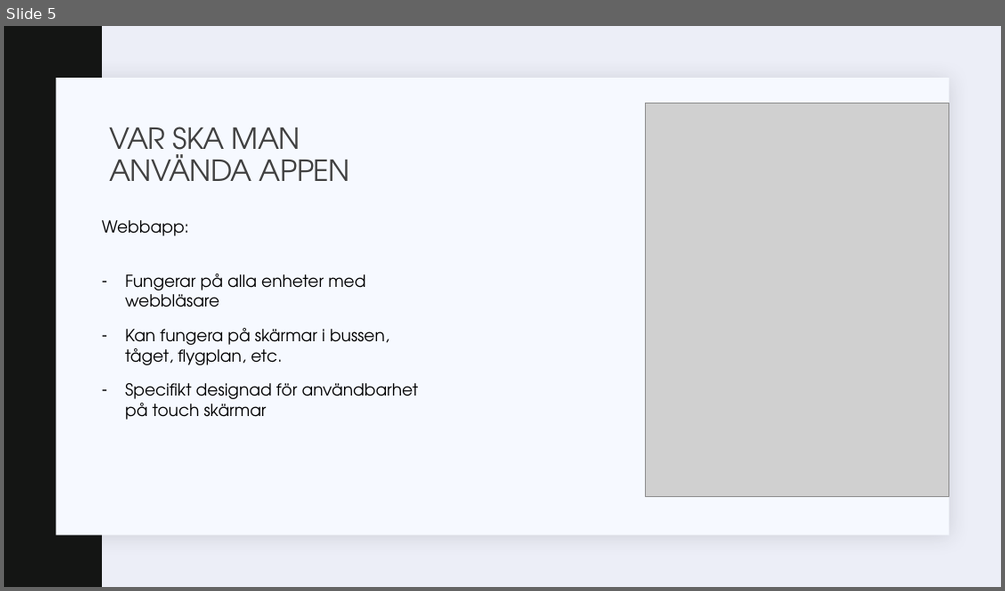
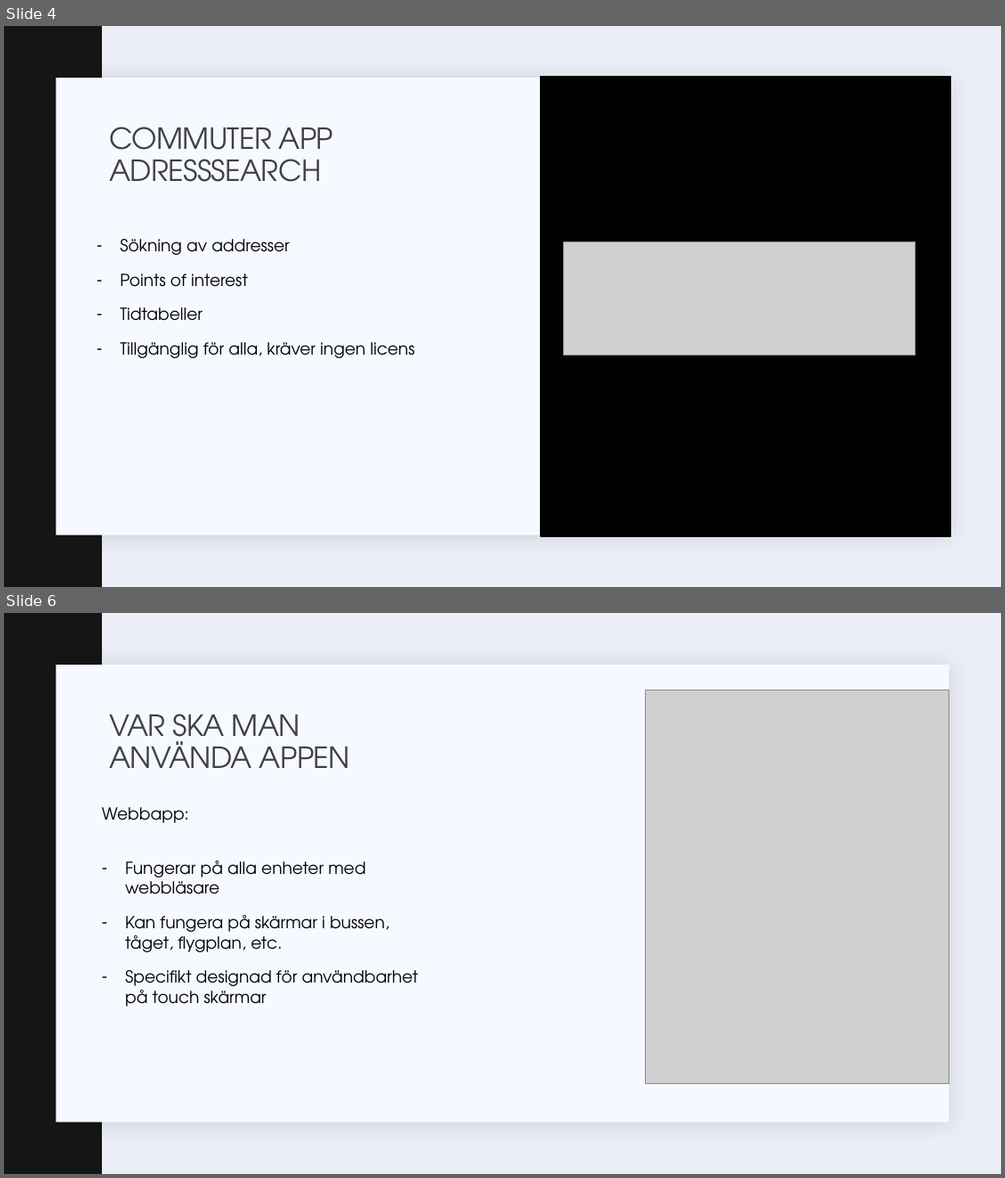
Before and after one commit to WizzardHarry/ramverk, a slide deck: docs/Commuter App.pptx. Shown one above the other, each under a label of ours: slide 5 before the commit, slides 4 and 6 after it; the slides between them are not shown. The pictures are 1005x591 and 1005x1178 pixels, drawn with LibreOffice and Linux fonts; fonts in the diff are those of the drawing; grey boxes stand for pictures. Boxes give left, top, right and bottom in pixels: in the first picture for what was removed or moved away, otherwise in the second. Text is boxed around its words. In the diff, an @@ line names an element or a change of style, - is before the commit and + after.

```diff
--- a/docs/Commuter App.pptx
+++ b/docs/Commuter App.pptx
@@ slide 4 added at bbox=[4, 26, 1001, 587], background #ECEEF7; not listed: 2 template elements that a slide beside it also shows @@
@@ rectangle added at bbox=[541, 77, 952, 537], fill #000000, outline #000000 1.25 pt @@
@@ title added at bbox=[109, 127, 334, 182], 28 pt, text #404040 @@
+COMMUTER APP
+ADRESSSEARCH
@@ text added at bbox=[120, 239, 414, 358], 16 pt, text #000000 @@
+– Sökning av addresser
+– Points of interest
+– Tidtabeller
+– Tillgänglig för alla, kräver ingen licens
@@ picture added at bbox=[563, 241, 915, 354] @@
@@ what was slide 5 is now slide 6 @@
```
Also in this commit, not shown: 4 slides changed.
